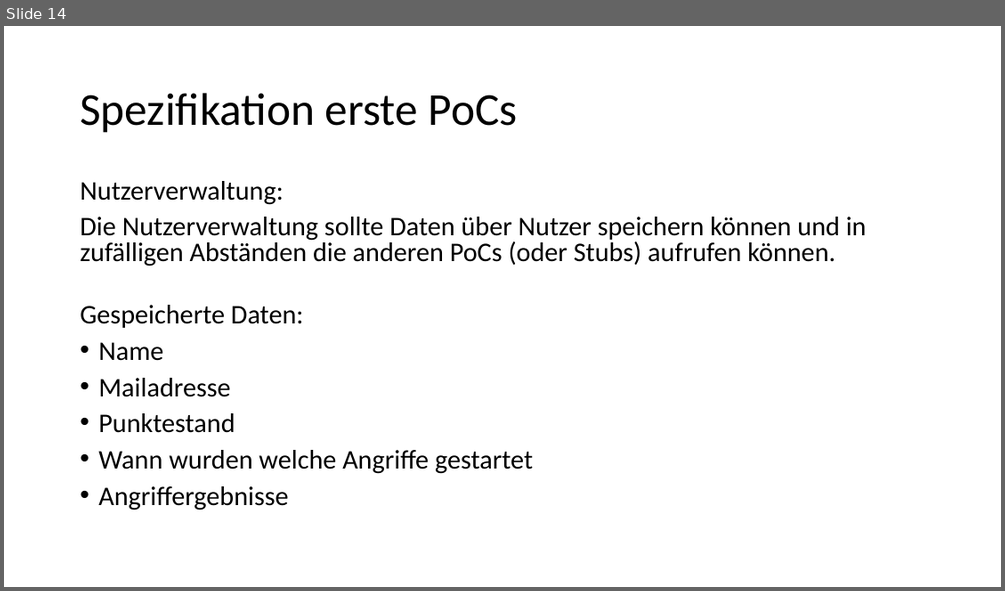
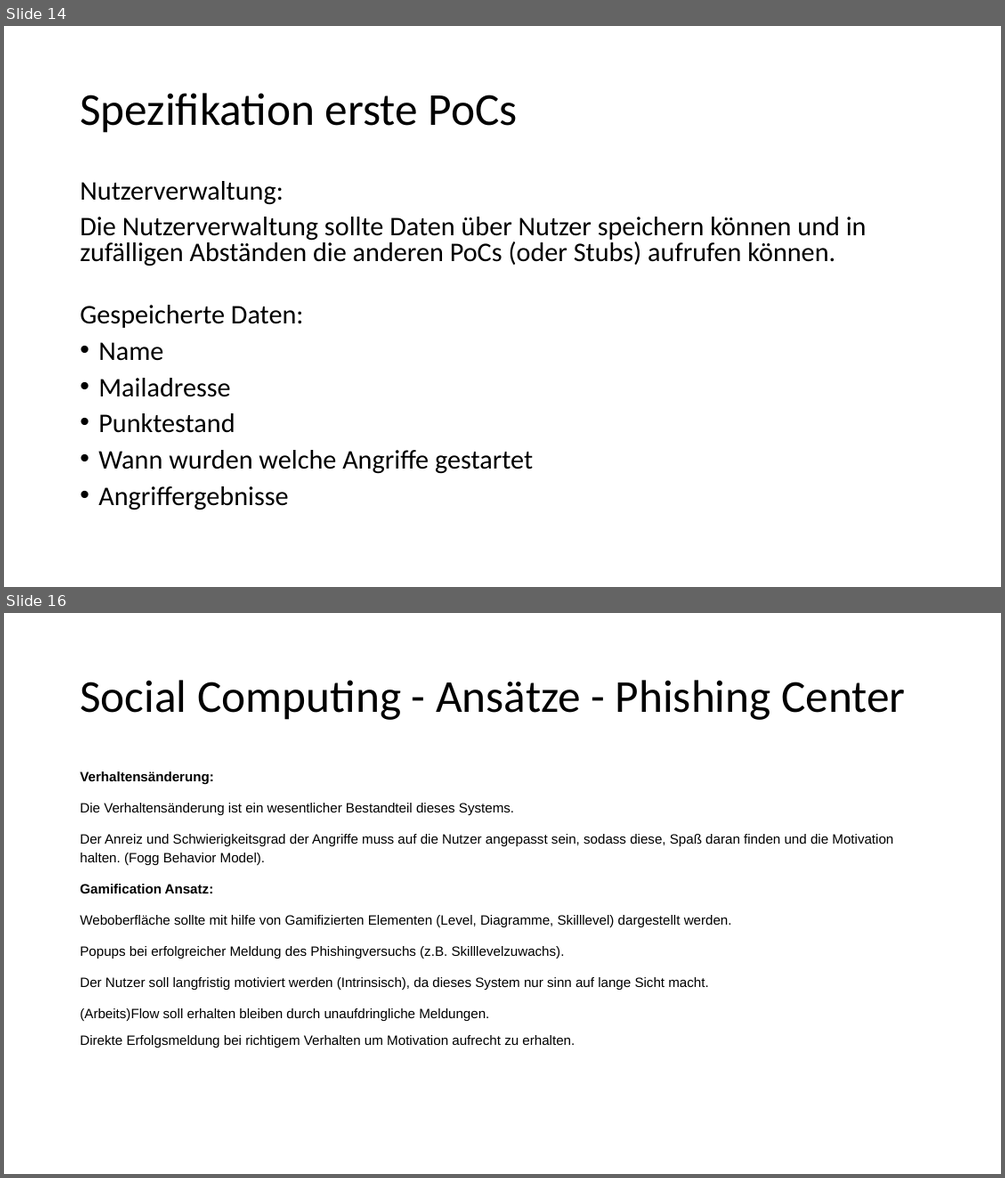
Before and after one commit to Snapstromegon/EPWS2019RaphaelHoeserTimSchettler, a slide deck: Audits/Audit 1/audit1.pptx. Shown one above the other, each under a label of ours: slide 14 before the commit, slides 14 and 16 after it; the slides between them are not shown. The pictures are 1005x591 and 1005x1178 pixels, drawn with LibreOffice and Linux fonts; fonts in the diff are those of the drawing. Boxes give left, top, right and bottom in pixels: in the first picture for what was removed or moved away, otherwise in the second. Text is boxed around its words. In the diff, an @@ line names an element or a change of style, - is before the commit and + after.

```diff
--- a/Audits/Audit 1/audit1.pptx
+++ b/Audits/Audit 1/audit1.pptx
@@ slide 16 added at (x1=4, y1=613, x2=1001, y2=1174), background #FFFFFF @@
@@ title added at (x1=80, y1=680, x2=905, y2=720), 44 pt, text #000000 @@
+Social Computing - Ansätze - Phishing Center
@@ text added at (x1=80, y1=771, x2=893, y2=1047), 13 pt, text #000000 @@
+Verhaltensänderung:
+Die Verhaltensänderung ist ein wesentlicher Bestandteil dieses Systems.
+Der Anreiz und Schwierigkeitsgrad der Angriffe muss auf die Nutzer angepasst sein, sodass diese, Spaß daran finden und die Motivation halten. (Fogg Behavior Model).
+Gamification Ansatz:
+Weboberfläche sollte mit hilfe von Gamifizierten Elementen (Level, Diagramme, Skilllevel) dargestellt werden.
+Popups bei erfolgreicher Meldung des Phishingversuchs (z.B. Skilllevelzuwachs).
+Der Nutzer soll langfristig motiviert werden (Intrinsisch), da dieses System nur sinn auf lange Sicht macht.
+(Arbeits)Flow soll erhalten bleiben durch unaufdringliche Meldungen.
+Direkte Erfolgsmeldung bei richtigem Verhalten um Motivation aufrecht zu erhalten.
```
Also in this commit, not shown: 11 other slides changed, 1 other slide added.
